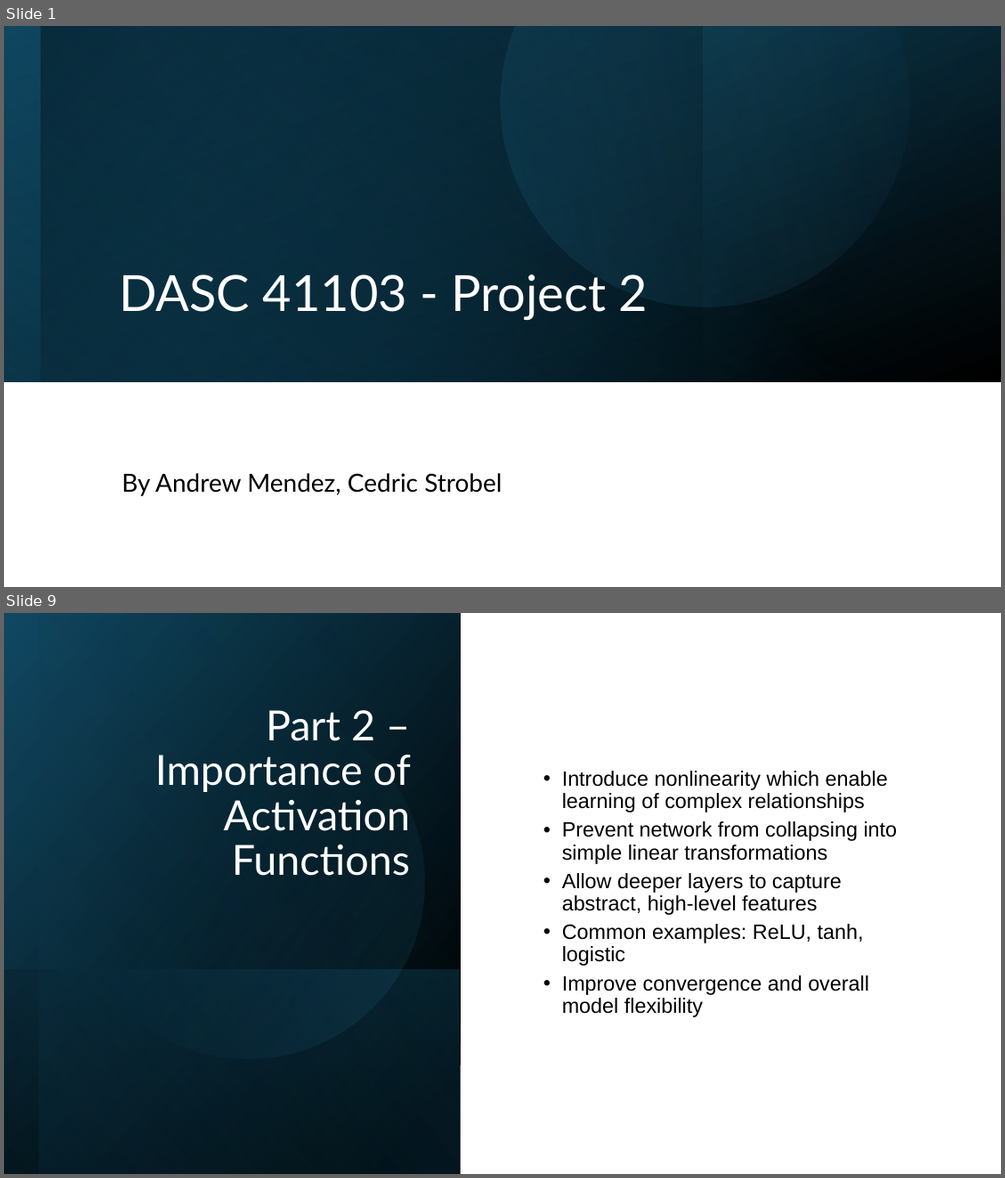
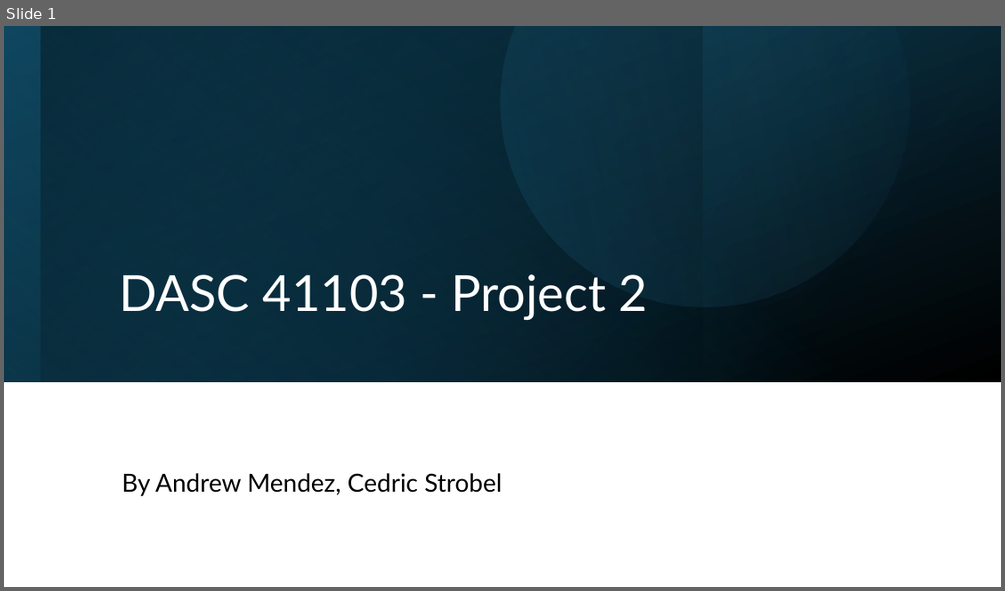
Before and after one commit to cedricstrobel/DASC_Project3, a slide deck: Project_3_Powerpoint.pptx. Shown one above the other, each under a label of ours: slides 1 and 9 before the commit, slide 1 after it; the slides between them are not shown. The pictures are 1005x1178 and 1005x591 pixels, drawn with LibreOffice and Linux fonts; fonts in the diff are those of the drawing. Boxes give left, top, right and bottom in pixels: in the first picture for what was removed or moved away, otherwise in the second. Text is boxed around its words. In the diff, an @@ line names an element or a change of style, - is before the commit and + after.

```diff
--- a/Project_3_Powerpoint.pptx
+++ b/Project_3_Powerpoint.pptx
@@ slide 9 removed at bbox=[4, 613, 1001, 1174], background #FFFFFF @@
@@ rectangle removed at bbox=[4, 613, 461, 1174] @@
@@ rectangle removed at bbox=[40, 613, 461, 1174] @@
@@ ellipse removed at bbox=[40, 674, 456, 1090] @@
@@ title removed at bbox=[155, 710, 411, 876] @@
-Part 2 – Importance of Activation Functions
@@ text removed at bbox=[562, 771, 898, 1017] @@
-• Introduce nonlinearity which enable learning of complex relationships
-• Prevent network from collapsing into simple linear transformations
-• Allow deeper layers to capture abstract, high-level features
-• Common examples: ReLU, tanh, logistic
-• Improve convergence and overall model flexibility
@@ rectangle removed at bbox=[4, 969, 460, 1174] @@
```
Also in this commit, not shown: 1 slide changed, 18 slides added, 6 other slides removed, 26 other files.
